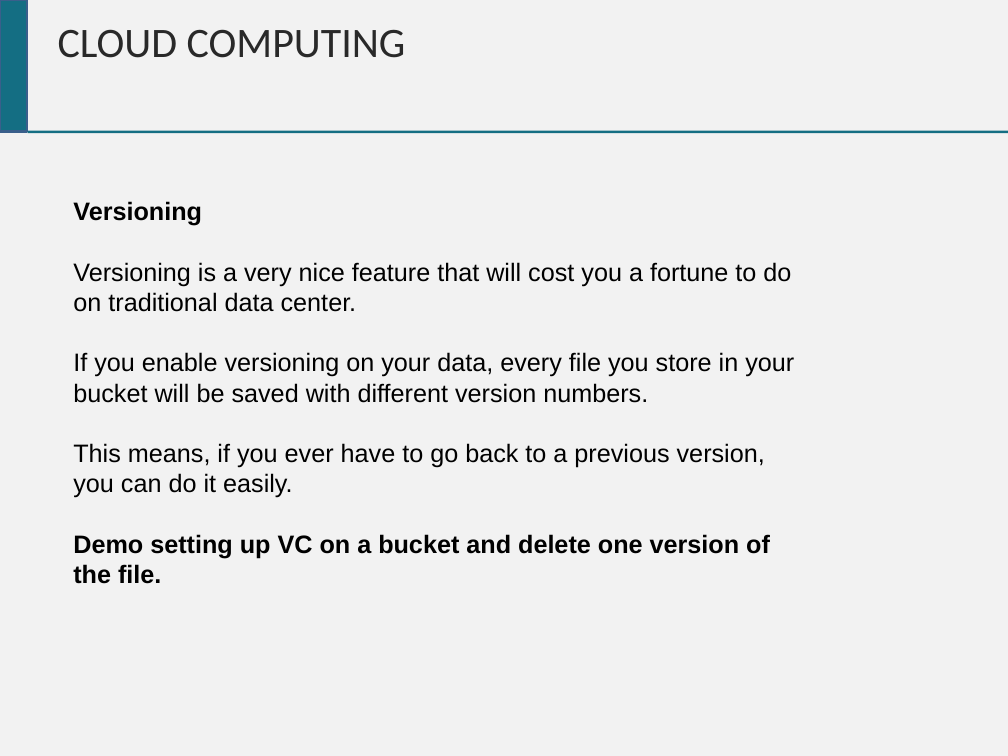
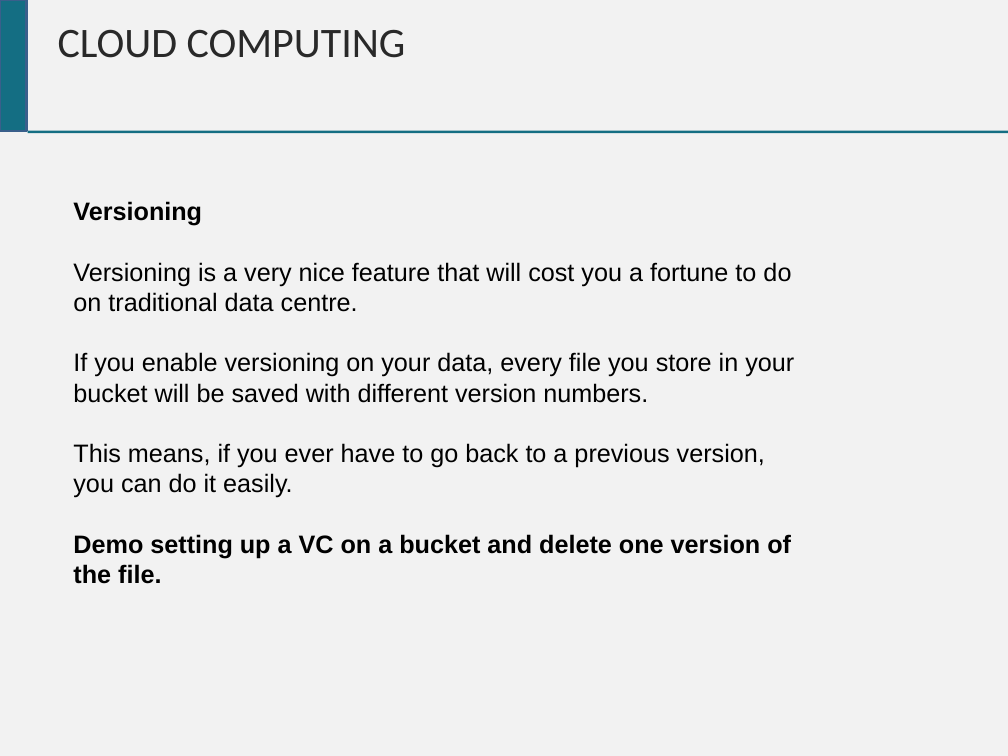
Before and after one commit to chrisgauthier742018/devopscourse, a slide deck: slide 44 of Dev Ops Course.pptx (slide 38 before the commit). Drawn at 1008x756 pixels with LibreOffice and Linux fonts; fonts in the diff are those of the drawing. Boxes give left, top, right and bottom in pixels: in the first picture for what was removed or moved away, otherwise in the second. Text is boxed around its words. In the diff, an @@ line names an element or a change of style, - is before the commit and + after.

Commit message:
Spelling mistakes and CI Section

```diff
--- a/Dev Ops Course.pptx
+++ b/Dev Ops Course.pptx
@@ text at (x1=73, y1=262, x2=791, y2=312): text changed @@
-Versioning is a very nice feature that will cost you a fortune to do on traditional data center.
+Versioning is a very nice feature that will cost you a fortune to do on traditional data centre.
@@ text at (x1=73, y1=534, x2=791, y2=584): text changed @@
-Demo setting up VC on a bucket and delete one version of the file.
+Demo setting up a VC on a bucket and delete one version of the file.
```
Also in this commit, not shown: 14 other slides changed, 6 slides added.
